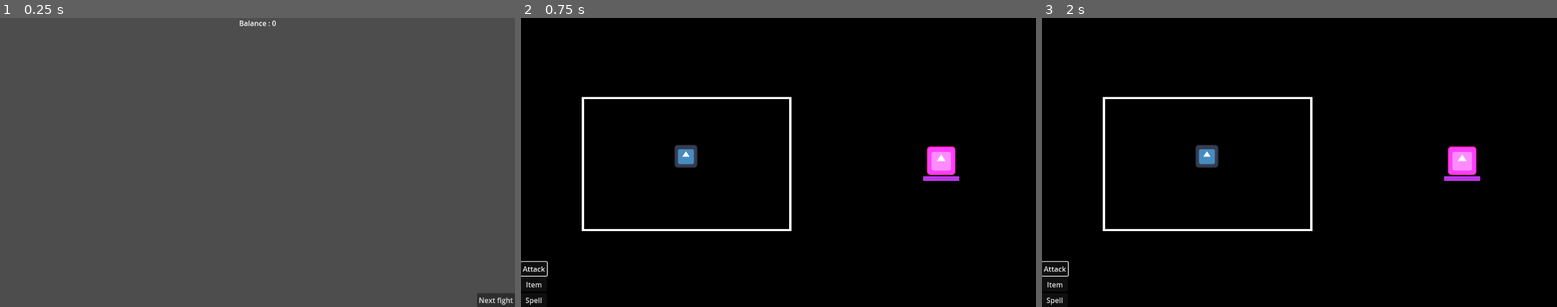
Above: before the commit, frames 1-3 (left to right).
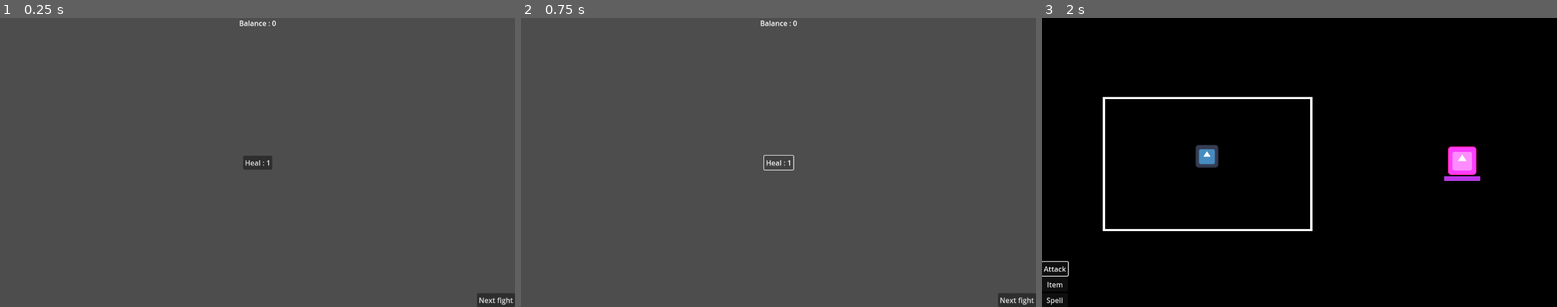
Above: after the commit, the same moments.

Repository: kriegueur/shovel_jam
Game: Godot game, scene res://scenes/shop.tscn
Same seed, same stepped clock (60 frames per second), same inputs: the game is played once before the commit and once after it. This scene is started directly instead of the project's main scene. The engine's default icon, where the game draws it, is replaced by a stand-in: a white triangle on a blue panel in a dark square.
Inputs (mouse positions are in pixels of both pictures, inside the frame that each line leads up to):
- Up to frame 1 (0.25 s): no input
- Up to frame 2 (0.75 s): click "Next fight" (after the commit: "Heal : 1") at 0.5 s
- Up to frame 3 (2 s): click (1536, 301) at 1.25 s, where only the run after the commit has a clickable "Next fight"

The runs differ from the first frame. In frame 1, 0.2% of the frame differs, in the area x 47-53%, y 47-53%; in frame 2, 100%, in the area x 0-100%, y 0-100%; in frame 3, nothing differs.

Commit message:
shop with only heal

Diff:
--- a/scenes/shop.tscn
+++ b/scenes/shop.tscn
@@ -34,3 +34,18 @@
 grow_horizontal = 0
 grow_vertical = 0
 text = "Next fight"
+
+[node name="Heal" type="Button" parent="."]
+layout_mode = 1
+anchors_preset = 8
+anchor_left = 0.5
+anchor_top = 0.5
+anchor_right = 0.5
+anchor_bottom = 0.5
+offset_left = -4.0
+offset_top = -4.0
+offset_right = 4.0
+offset_bottom = 4.0
+grow_horizontal = 2
+grow_vertical = 2
+text = "Heal : 1"
--- a/scripts/game_state.gd
+++ b/scripts/game_state.gd
@@ -5,6 +5,7 @@
 
 const STARTING_CASH : int = 0
 var cash : int = STARTING_CASH
+const INTEREST_RATE : float = 1.2
 
 const CASHPRIZES : Array[int] = [5]
 
@@ -26,4 +27,8 @@
 	else:
 		world_index = current_world - 1
 	var gain = CASHPRIZES[world_index]
+	var interest_gain : int = ceil(cash * INTEREST_RATE) - cash
+	print(gain)
+	print(interest_gain)
 	cash += gain
+	cash += interest_gain
--- a/scripts/shop.gd
+++ b/scripts/shop.gd
@@ -1,7 +1,10 @@
 extends Control
+
+const HEAL_PRICE = 1
 
 @onready var balance_label: Label = $Balance
 @onready var exit_button: Button = $Exit
+@onready var heal_button: Button = $Heal
 
 # Called when the node enters the scene tree for the first time.
 func _ready() -> void:
@@ -9,8 +12,21 @@
 	exit_button.connect("pressed", func():
 		get_tree().change_scene_to_file("res://scenes/battle_scene.tscn")
 	)
+	heal_button.text = "Heal : " + str(HEAL_PRICE)
+	heal_button.connect("pressed", func():
+		if pay(HEAL_PRICE):
+			print("TODO player healing")
+	)
 
 
 # Called every frame. 'delta' is the elapsed time since the previous frame.
 func _process(delta: float) -> void:
 	pass
+
+func pay(value : int) -> bool:
+	if GameState.cash < value:
+		return false
+	else:
+		GameState.cash -= value
+		balance_label.text = "Balance : " + str(GameState.cash)
+		return true
